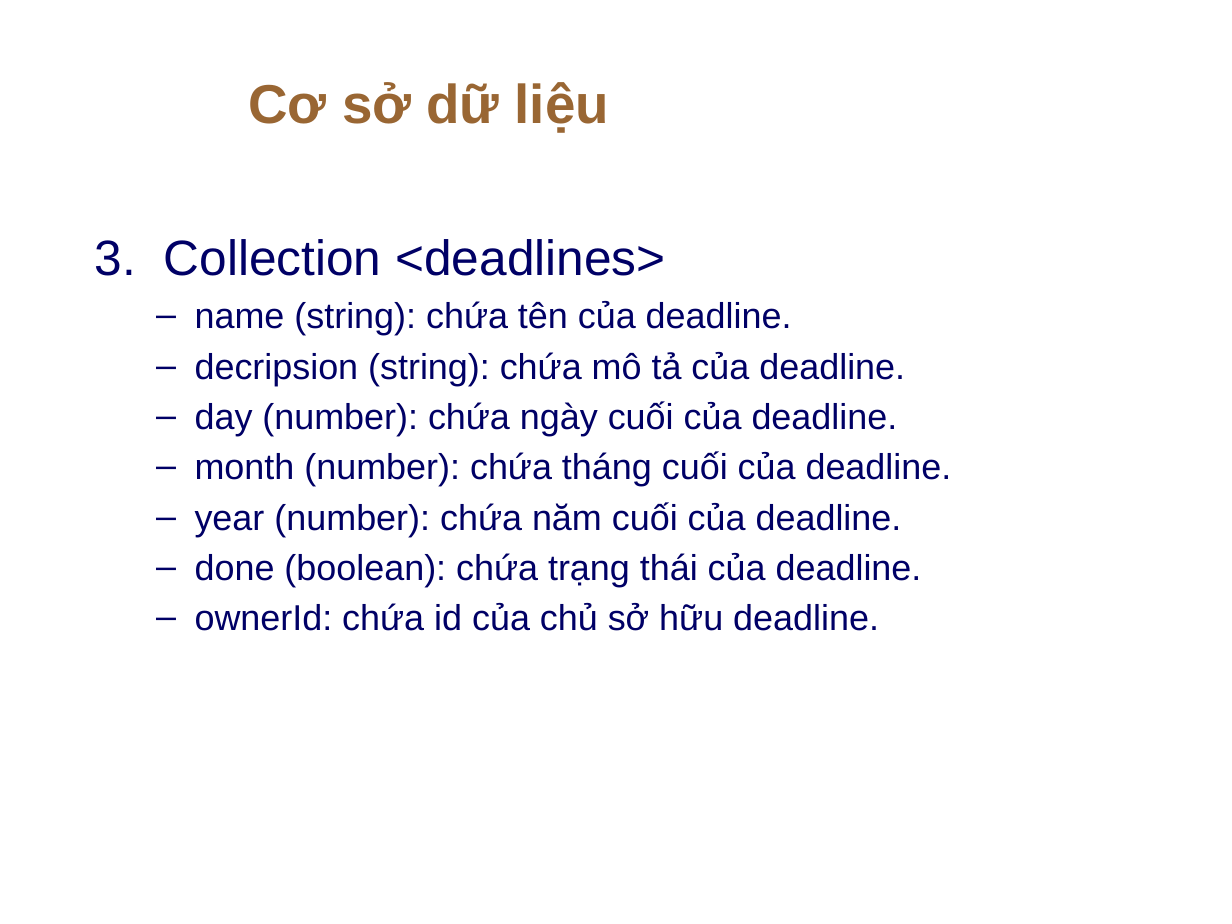
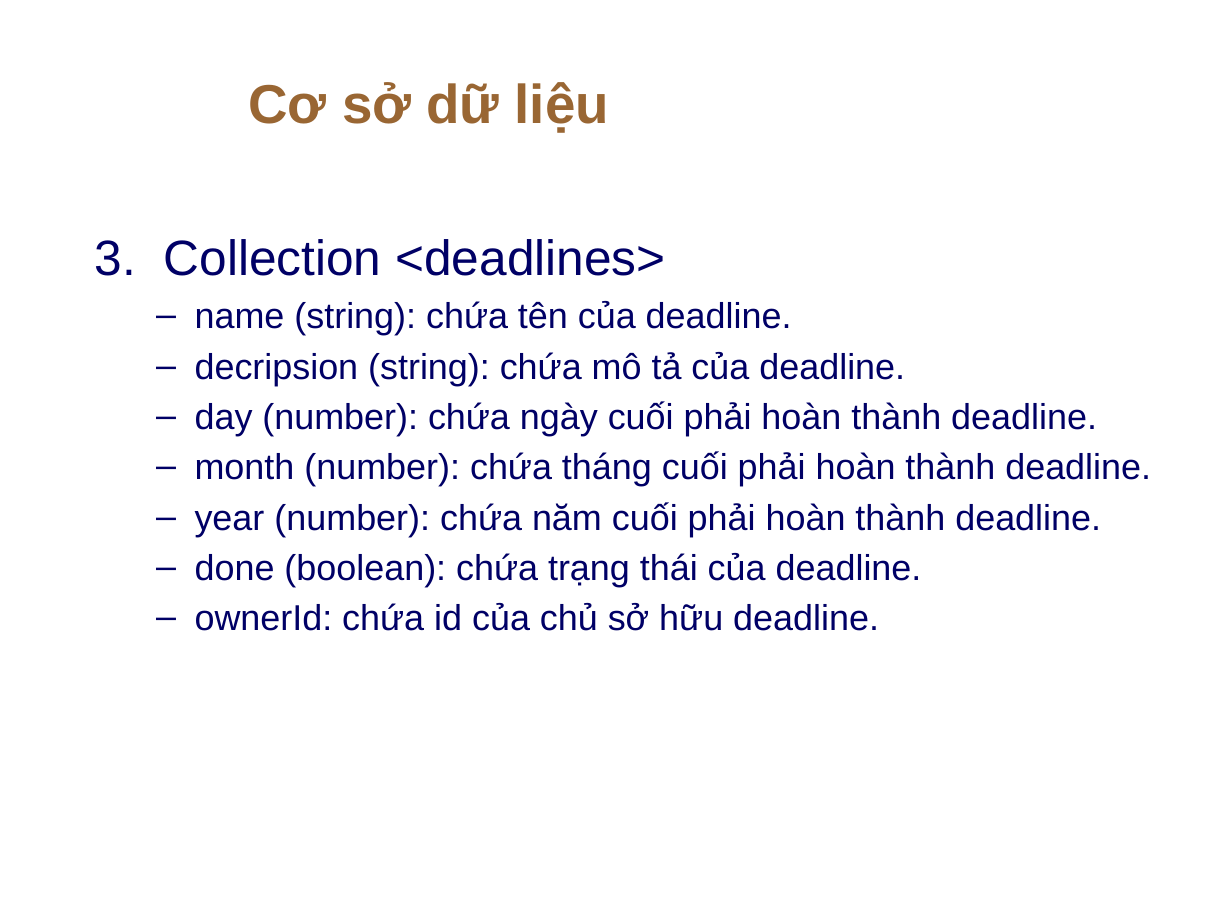
Before and after one commit to ThaiHien-2k/CT449_Project, a slide deck: slide 4 of ProjectCT449_B1900241_PhanThaiHien.pptx. Drawn at 1232x924 pixels with LibreOffice and Linux fonts; fonts in the diff are those of the drawing; background and template pictures are left out. Boxes give left, top, right and bottom in pixels: in the first picture for what was removed or moved away, otherwise in the second. Text is boxed around its words. In the diff, an @@ line names an element or a change of style, - is before the commit and + after.

```diff
--- a/ProjectCT449_B1900241_PhanThaiHien.pptx
+++ b/ProjectCT449_B1900241_PhanThaiHien.pptx
@@ text at (x1=195, y1=401, x2=1151, y2=537): text changed @@
-  – day (number): chứa ngày cuối của deadline.
-  – month (number): chứa tháng cuối của deadline.
-  – year (number): chứa năm cuối của deadline.
+  – day (number): chứa ngày cuối phải hoàn thành deadline.
+  – month (number): chứa tháng cuối phải hoàn thành deadline.
+  – year (number): chứa năm cuối phải hoàn thành deadline.
```
Also in this commit, not shown: 10 other slides changed, 4 other files.
